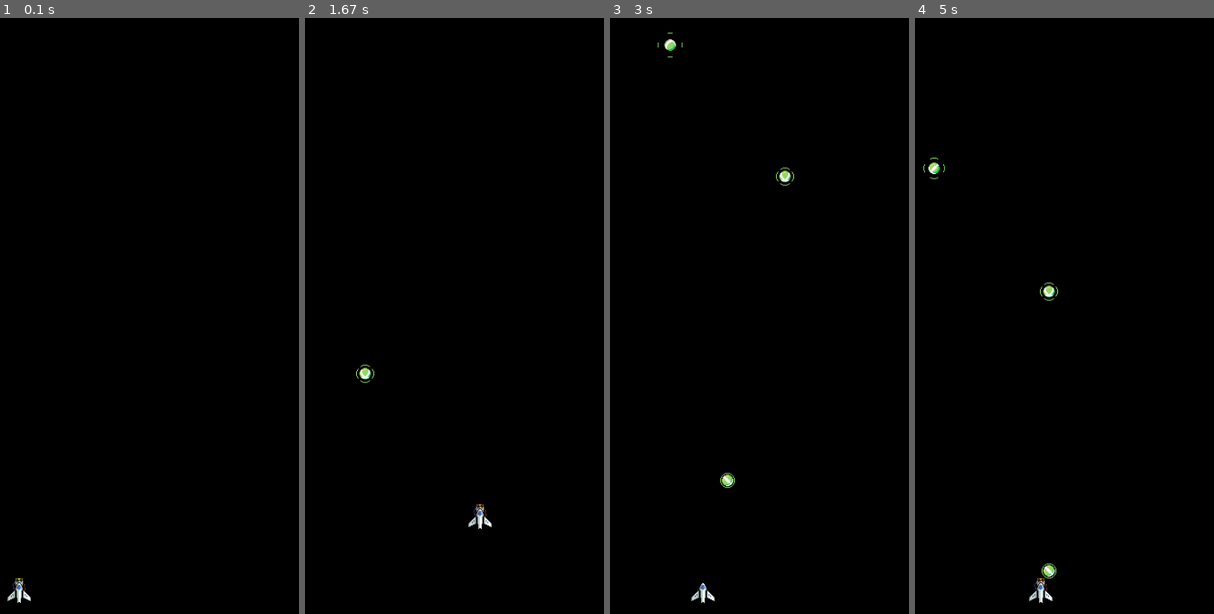
Above: before the commit, frames 1-4 (left to right).
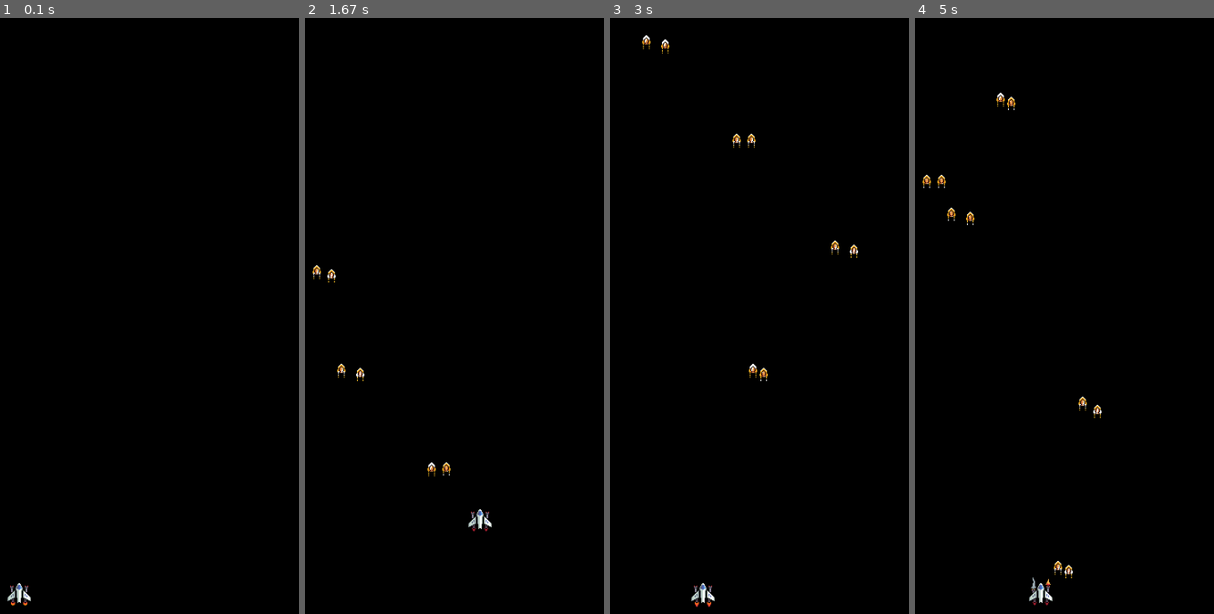
Above: after the commit, the same moments.

Repository: ilyuxakon/project-on-pygame
Game: pygame game, started from py/main.py
Two runs of this game, one before a commit and one after it. Both use one fixed random seed, a clock stepped at 60 frames per second and the inputs below.
Inputs:
- Up to frame 1 (0.1 s): no input
- Up to frame 2 (1.67 s): tap Space at 0.33, 0.73, 1.03, 1.23, 1.57 s; hold D 0.67-1.13 s; hold W 1.17-1.47 s; hold D from 1.5 s (still down)
- Up to frame 3 (3 s): tap Space at 1.87, 2.07, 2.37, 2.63, 2.97 s; release D at 1.97 s; hold A 2-2.53 s; hold S 2.57-2.87 s; hold A from 2.9 s (still down)
- Up to frame 4 (5 s): tap Space at 3.27, 3.4, 3.8, 4.1, 4.47, 4.87 s; release A at 3.3 s; hold W 3.33-3.7 s; hold D 3.73-4.37 s; hold S 4.4-4.77 s; hold A from 4.8 s (still down)

The runs differ from the first frame. In frame 1, less than 0.1% of the frame differs, in the area x 3-10%, y 93-99%; in frame 2, 0.4%; in frame 3, 0.7%; in frame 4, 0.8%, in the area x 2-63%, y 12-99%.

Commit message:
анимированный двигатель

Diff:
--- a/py/classes.py
+++ b/py/classes.py
@@ -52,12 +52,50 @@
                self.rect.y + self.rect.height + y <= self.wall_y_max
 
 
+class Player_SpaceShip(Spaceship):
+
+    def __init__(self, x, y, wall, bullet_group, target_group, player_group, spaceship, cannon, engine):
+        super().__init__(x, y, wall, characteristic[spaceship]['filename'][0], bullet_group, target_group, characteristic[spaceship]['hp'], characteristic[spaceship]['speed'])
+        self.stages = characteristic[spaceship]['filename'][1:]
+        self.max_hp = self.hp
+
+        self.engine = engine()
+        self.engine.move(self.rect.x + self.rect.width // 2, self.rect.y + self.rect.height // 2)
+        player_group.add(self.engine)
+
+        self.cannon = cannon(bullet_group, target_group)
+        self.cannon.move(self.rect.x + self.rect.width // 2, self.rect.y + self.rect.height // 2)
+        player_group.add(self.cannon)
+
+
+    def shoot(self):
+        self.cannon.shoot()
+
+    def hurt(self, damage):
+        super().hurt(damage)
+        print(self.hp)
+
+        if 0.75 >= self.hp / self.max_hp > 0.5:
+            self.set_image(self.stages[0])
+
+        elif 0.5 >= self.hp / self.max_hp > 0.25:
+            self.set_image(self.stages[1])
+
+        elif 0.25 >= self.hp / self.max_hp:
+            self.set_image(self.stages[2])
+
+    def move(self, x, y):
+        super().move(x, y)
+        self.cannon.move(self.rect.x + self.rect.width // 2, self.rect.y + self.rect.height // 2)
+        self.engine.move(self.rect.x + self.rect.width // 2, self.rect.y + self.rect.height // 2)
+
+
 class Player_Cannon(pygame.sprite.Sprite):
 
     def __init__(self, cannon_name, bullet_group, target_group, columns, rows):
         super().__init__()
 
-        self.frames = animations.make_frames(characteristic[cannon_name]['filename'][0], columns, rows)
+        self.frames = animations.make_frames(characteristic[cannon_name]['filename'], columns, rows)
         self.current_frame = 0
         self.image = self.frames[self.current_frame]
         self.rect = pygame.Rect(0, 0, self.image.get_width(), self.image.get_height())
@@ -87,11 +125,61 @@
         self.wait += 1
 
 
+class Auto_Cannon(Player_Cannon):
+
+    def __init__(self, bullet_group, target_group):
+        super().__init__('auto_cannon', bullet_group, target_group, 7, 1)
+        self.x = 0
+        self.y = -1
+
+    def update(self):
+        super().update()
+        if self.flag:
+            if self.current_frame == len(self.frames) - 1:
+                self.current_frame = -1
+                self.flag = False
+
+            self.current_frame += 1
+
+            if self.current_frame == 2:
+                bullet = Auto_Cannon_Bullet(self.rect.x + 15, self.rect.y + 24, self.target_group)
+                self.bullet_group.add(bullet)
+
+            elif self.current_frame == 3:
+                bullet = Auto_Cannon_Bullet(self.rect.x + 33, self.rect.y + 24, self.target_group)
+                self.bullet_group.add(bullet)
+
+            self.image = self.frames[self.current_frame]
+
+
+class Big_Space_Cannon(Player_Cannon):
+
+    def __init__(self, bullet_group, target_group):
+        super().__init__('big_space_cannon', bullet_group, target_group, 12, 1)
+        self.x = 0
+        self.y = -2
+
+    def update(self):
+        super().update()
+        if self.flag:
+            if self.current_frame == len(self.frames) - 1:
+                self.current_frame = -1
+                self.flag = False
+
+            self.current_frame += 1
+
+            if self.current_frame == 6:
+                bullet = Big_Space_Cannon_Bullet(self.rect.x + 24, self.rect.y + 9, self.target_group)
+                self.bullet_group.add(bullet)
+
+            self.image = self.frames[self.current_frame]
+
+
 class Bullet(pygame.sprite.Sprite):
 
-    def __init__(self, x, y, direction, cannon_name, speed, target_group, damage, columns, rows):
+    def __init__(self, x, y, direction, cannon_name, target_group, columns, rows):
         super().__init__()
-        self.frames = animations.make_frames(characteristic[cannon_name]['filename'][1], columns, rows)
+        self.frames = animations.make_frames(characteristic[cannon_name]['bullet_filename'], columns, rows)
         self.current_frame = 0
         self.image = self.frames[self.current_frame]
         self.rect = pygame.Rect(0, 0, self.image.get_width(), self.image.get_height())
@@ -99,9 +187,9 @@
         self.rect.x = x - self.rect.width // 2
         self.rect.y = y - self.rect.height // 2
 
-        self.damage = damage
+        self.damage = characteristic[cannon_name]['damage']
         self.direction = direction
-        self.speed = speed
+        self.speed = characteristic[cannon_name]['speed']
         self.target_group = target_group
 
     def set_image(self, image):
@@ -125,6 +213,81 @@
             if pygame.sprite.collide_mask(self, sprite):
                 sprite.hurt(self.damage)
                 self.kill()
+
+
+class Auto_Cannon_Bullet(Bullet):
+
+    def __init__(self, x, y, target_group):
+        super().__init__(x, y, (-1, 0), 'auto_cannon', target_group, 4, 1)
+
+
+class Big_Space_Cannon_Bullet(Bullet):
+
+    def __init__(self, x, y, target_group):
+        super().__init__(x, y, (-1, 0), 'big_space_cannon', target_group, 10, 1)
+
+
+class Engine(pygame.sprite.Sprite):
+
+    def __init__(self, engine, idle_columns, idle_rows, powering_columns, powering_rows):
+        super().__init__()
+        self.engine = pygame.image.load(characteristic[engine]['engine_filename'])
+        self.rect = self.engine.get_rect()
+
+        self.idle_frames = animations.make_frames(characteristic[engine]['idle_filename'], idle_columns, idle_rows)
+        self.idle_current_frame = 0
+        self.idle_image = self.idle_frames[self.idle_current_frame]
+
+        self.powering_frames = animations.make_frames(characteristic[engine]['powering_filename'], powering_columns, powering_rows)
+        self.powering_current_frame = -1
+        self.powering_image = self.powering_frames[self.powering_current_frame]
+
+        self.image = self.idle_image
+        self.image.blit(self.engine, (0, 0))
+
+        self.work = False
+
+    def move(self, x, y):
+        self.rect.x = x - self.rect.width // 2 + self.x
+        self.rect.y = y - self.rect.height // 2 + self.y
+        self.work = True
+
+    def update(self):
+        if self.work:
+            if self.powering_current_frame == len(self.powering_frames) - 1:
+                self.powering_current_frame = -1
+
+            self.powering_current_frame += 1
+            self.powering_image = self.powering_frames[self.powering_current_frame]
+
+            self.image = self.powering_image
+            self.image.blit(self.engine, (0, 0))
+
+            self.idle_current_frame = -1
+            self.idle_image = self.powering_frames[self.powering_current_frame]
+
+        else:
+            if self.idle_current_frame == len(self.idle_frames) - 1:
+                self.idle_current_frame = -1
+
+            self.idle_current_frame += 1
+            self.idle_image = self.idle_frames[self.idle_current_frame]
+
+            self.image = self.idle_image
+            self.image.blit(self.engine, (0, 0))
+
+            self.powering_current_frame = -1
+            self.powering_image = self.powering_frames[self.powering_current_frame]
+
+        self.work = False
+
+
+class Base_Engine(Engine):
+
+    def __init__(self):
+        super().__init__('base_engine', 3, 1, 4, 1)
+        self.x = 0
+        self.y = 2
 
 
 class Enemy(Spaceship):
@@ -145,97 +308,3 @@
     def update(self, *args, **kwargs):
         super().update(*args, **kwargs)
         self.shoot()
-
-
-class Player_SpaceShip(Spaceship):
-
-    def __init__(self, x, y, wall, bullet_group, target_group, player_group, spaceship, cannon):
-        super().__init__(x, y, wall, characteristic[spaceship]['filename'][0], bullet_group, target_group, characteristic[spaceship]['hp'], characteristic[spaceship]['speed'])
-        self.stages = characteristic[spaceship]['filename'][1:]
-        self.max_hp = self.hp
-
-        self.cannon = cannon(bullet_group, target_group)
-        self.cannon.move(self.rect.x + self.rect.width // 2, self.rect.y + self.rect.height // 2)
-        player_group.add(self.cannon)
-
-    def shoot(self):
-        self.cannon.shoot()
-
-    def hurt(self, damage):
-        super().hurt(damage)
-        print(self.hp)
-
-        if 0.75 >= self.hp / self.max_hp > 0.5:
-            self.set_image(self.stages[0])
-
-        elif 0.5 >= self.hp / self.max_hp > 0.25:
-            self.set_image(self.stages[1])
-
-        elif 0.25 >= self.hp / self.max_hp:
-            self.set_image(self.stages[2])
-
-    def move(self, x, y):
-        super().move(x, y)
-        self.cannon.move(self.rect.x + self.rect.width // 2, self.rect.y + self.rect.height // 2)
-
-
-class Auto_Cannon(Player_Cannon):
-
-    def __init__(self, bullet_group, target_group):
-        super().__init__('auto_cannon', bullet_group, target_group, 7, 1)
-        self.x = 0
-        self.y = -1
-
-    def update(self):
-        super().update()
-        if self.flag:
-            if self.current_frame == len(self.frames) - 1:
-                self.current_frame = -1
-                self.flag = False
-
-            self.current_frame += 1
-
-            if self.current_frame == 2:
-                bullet = Auto_Cannon_Bullet(self.rect.x + 15, self.rect.y + 24, self.target_group)
-                self.bullet_group.add(bullet)
-
-            elif self.current_frame == 3:
-                bullet = Auto_Cannon_Bullet(self.rect.x + 33, self.rect.y + 24, self.target_group)
-                self.bullet_group.add(bullet)
-
-            self.image = self.frames[self.current_frame]
-
-
-class Auto_Cannon_Bullet(Bullet):
-
-    def __init__(self, x, y, target_group):
-        super().__init__(x, y, (-1, 0), 'auto_cannon', characteristic['auto_cannon']['speed'], target_group, characteristic['auto_cannon']['damage'], 4, 1)
-
-
-class Big_Space_Cannon(Player_Cannon):
-
-    def __init__(self, bullet_group, target_group):
-        super().__init__('big_space_cannon', bullet_group, target_group, 12, 1)
-        self.x = 0
-        self.y = -2
-
-    def update(self):
-        super().update()
-        if self.flag:
-            if self.current_frame == len(self.frames) - 1:
-                self.current_frame = -1
-                self.flag = False
-
-            self.current_frame += 1
-
-            if self.current_frame == 6:
-                bullet = Big_Space_Cannon_Bullet(self.rect.x + 24, self.rect.y + 9, self.target_group)
-                self.bullet_group.add(bullet)
-
-            self.image = self.frames[self.current_frame]
-
-
-class Big_Space_Cannon_Bullet(Bullet):
-
-    def __init__(self, x, y, target_group):
-        super().__init__(x, y, (-1, 0), 'big_space_cannon', characteristic['big_space_cannon']['speed'], target_group, characteristic['big_space_cannon']['damage'], 10, 1)
--- a/py/get_settings.py
+++ b/py/get_settings.py
@@ -2,17 +2,21 @@
     with open('settings\characteristic_settings.txt', 'r', encoding='utf-8') as setting:
         dictionary = dict()
         for i in setting.readlines():
-            i = i.split(':', 1)
-            dictionary[i[0]] = dict([u.strip().split(': ') for u in i[1].split(', ')])
+            if i != '\n':
+                i = i.split(':', 1)
+                dictionary[i[0]] = dict([u.strip().split(': ') for u in i[1].split(', ')])
+
+        exceptions = ['filename', 'bullet_filename', 'engine_filename', 'idle_filename', 'powering_filename']
+        spaceships = ['player_spaceship1']
 
         for key in dictionary.keys():
             for key1 in dictionary[key].keys():
-                if key1 == 'filename':
+                if key1 == 'filename' and key in spaceships:
                     dictionary[key][key1] = dictionary[key][key1].split(';')
-                elif key1 != 'class':
+                elif key1 not in exceptions:
                     dictionary[key][key1] = int(dictionary[key][key1])
     return dictionary
 
-def made_spaceship():
-    with open('settings\spaceship_settings.txt', 'r', encoding='utf-8') as setting:
+def create_lvl():
+    with open('settings\lvl_settings.txt', 'r', encoding='utf-8') as setting:
         return [i.strip() for i in setting.readlines()]
--- a/py/main.py
+++ b/py/main.py
@@ -8,17 +8,20 @@
 
 
 def game(screen):
-    spaceship = get_settings.made_spaceship()
+    lvl = get_settings.create_lvl()
 
-    if spaceship[1] == 'auto_cannon': spaceship[1] = classes.Auto_Cannon
-    elif spaceship[1] == 'big_space_cannon': spaceship[1] = classes.Big_Space_Cannon
+    if lvl[1] == 'auto_cannon': lvl[1] = classes.Auto_Cannon
+    elif lvl[1] == 'big_space_cannon': lvl[1] = classes.Big_Space_Cannon
+
+    if lvl[2] == 'base_engine': lvl[2] = classes.Base_Engine
+
 
     player_group = pygame.sprite.Group()
     enemy_group = pygame.sprite.Group()
     player_bullet_group = pygame.sprite.Group()
     enemy_bullet_group = pygame.sprite.Group()
 
-    player = classes.Player_SpaceShip(300, 700, (0, 0, 1000, 1000), player_bullet_group, enemy_group, player_group, *spaceship)
+    player = classes.Player_SpaceShip(300, 700, (0, 0, 1000, 1000), player_bullet_group, enemy_group, player_group, *lvl)
 
     player_group.add(player)
 
--- a/settings/characteristic_settings.txt
+++ b/settings/characteristic_settings.txt
@@ -1,4 +1,8 @@
-player_spaceship1: hp: 500, speed: 5, filename: data\image\player\ship\Main Ship - Base - Full health.png;data\image\player\ship\Main Ship - Base - Slight damage.png;data\image\player\ship\Main Ship - Base - Damaged.png;data\image\player\ship\Main Ship - Base - Very damaged.png
-auto_cannon: damage: 1, reload: 4, speed: 5, filename: data\image\player\cannon\auto_cannon\Main Ship - Weapons - Auto Cannon.png;data\image\player\cannon\auto_cannon\Main ship weapon - Projectile - Auto cannon bullet.png
-big_space_cannon: damage: 1, reload: 30, speed: 5, filename: data\image\player\cannon\big_space_gun\Main Ship - Weapons - Big Space Gun.png;data\image\player\cannon\big_space_gun\Main ship weapon - Projectile - Big Space Gun.png
+player_spaceship1: hp: 500, speed: 5, filename: data\image\player\ship\Main Ship - Base - Full health.png;data\image\player\ship\Main Ship - Base - Slight damage.png;data\image\player\ship\Main Ship - Base - Damaged.png;data\image\player\ship\Main Ship - Base - Very damaged.png, column: 4, rows: 1
+
+auto_cannon: damage: 1, reload: 4, speed: 5, filename: data\image\player\cannon\auto_cannon\Main Ship - Weapons - Auto Cannon.png, bullet_filename: data\image\player\cannon\auto_cannon\Main ship weapon - Projectile - Auto cannon bullet.png
+big_space_cannon: damage: 1, reload: 30, speed: 5, filename: data\image\player\cannon\big_space_gun\Main Ship - Weapons - Big Space Gun.png, bullet_filename: data\image\player\cannon\big_space_gun\Main ship weapon - Projectile - Big Space Gun.png
+
+base_engine: engine_filename: data\image\player\engine\base_engine\Main Ship - Engines - Base Engine.png, idle_filename: data\image\player\engine\base_engine\Main Ship - Engines - Base Engine - Idle.png, powering_filename: data\image\player\engine\base_engine\Main Ship - Engines - Base Engine - Powering.png
+
 enemy1: hp: 10, damage: 1, reload: 1500, speed: 0
--- /dev/null
+++ b/settings/lvl_settings.txt
@@ -0,0 +1,3 @@
+player_spaceship1
+auto_cannon
+base_engine
--- a/settings/spaceship_settings.txt
+++ /dev/null
@@ -1,2 +0,0 @@
-player_spaceship1
-big_space_cannon
Binary file added: data/image/player/engine/base_engine/Main Ship - Engines - Base Engine - Idle.png
Binary file added: data/image/player/engine/base_engine/Main Ship - Engines - Base Engine - Powering.png
Binary file added: data/image/player/engine/base_engine/Main Ship - Engines - Base Engine.png
Empty file added: levels/test.txt
